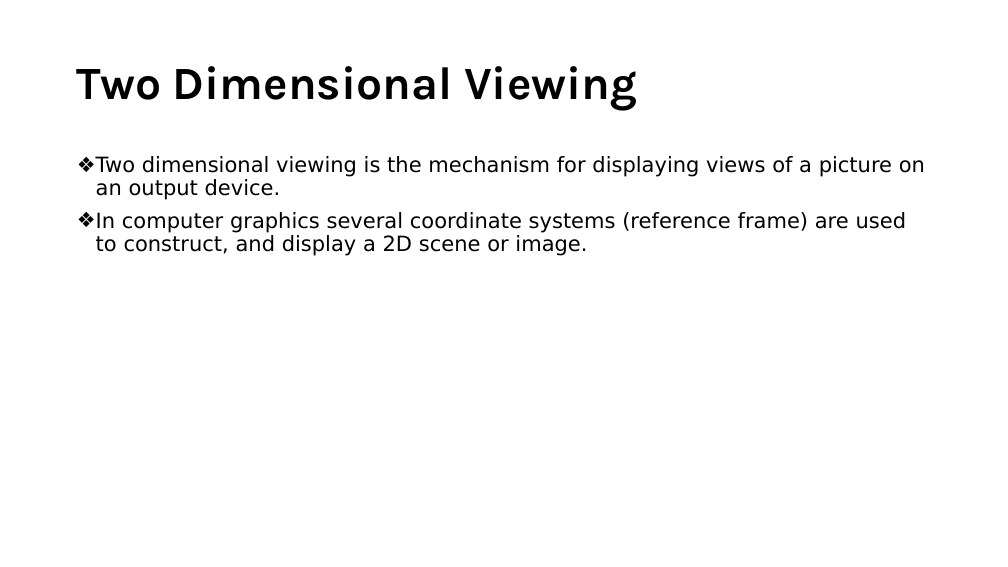
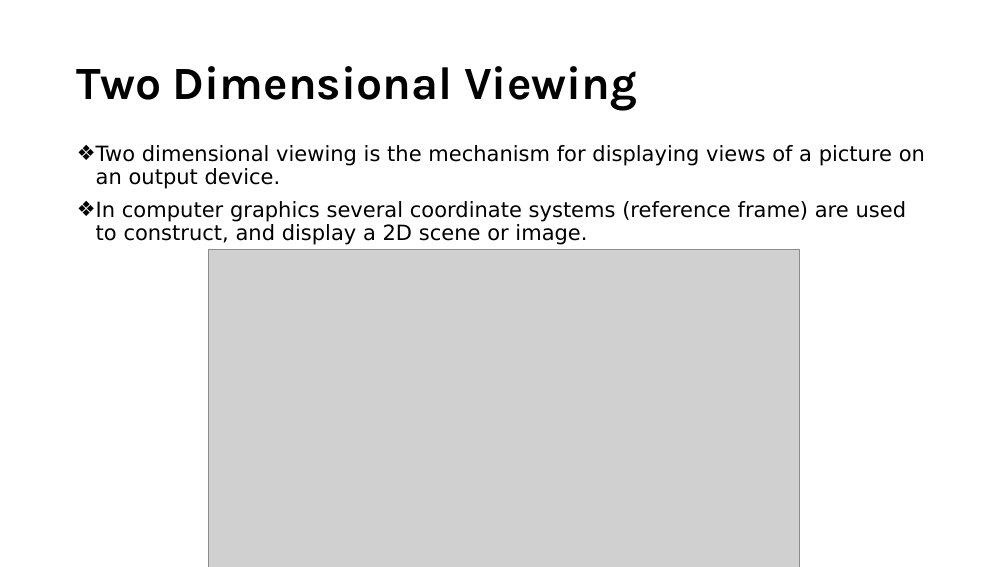
Before and after one commit to YatruHHM/Computer-Graphics-Slides-CSIT, a slide deck: slide 79 of Unit 3 Two-Dimensional Geometric Transformations.pptx. Drawn at 1008x567 pixels with LibreOffice and Linux fonts; fonts in the diff are those of the drawing; grey boxes stand for pictures. Boxes give left, top, right and bottom in pixels: in the first picture for what was removed or moved away, otherwise in the second. Text is boxed around its words. In the diff, an @@ line names an element or a change of style, - is before the commit and + after.

```diff
--- a/Unit 3 Two-Dimensional Geometric Transformations.pptx
+++ b/Unit 3 Two-Dimensional Geometric Transformations.pptx
@@ text "Two dimensional viewing is the ...": place and size @@
-text "Two dimensional viewing is the ..." at (77,156,925,256)
+text "Two dimensional viewing is the ..." at (77,145,925,245)
@@ picture added at (209,250,800,567) @@
```
Also in this commit, not shown: 20 other slides changed, 36 slides added, 1 slide removed.
